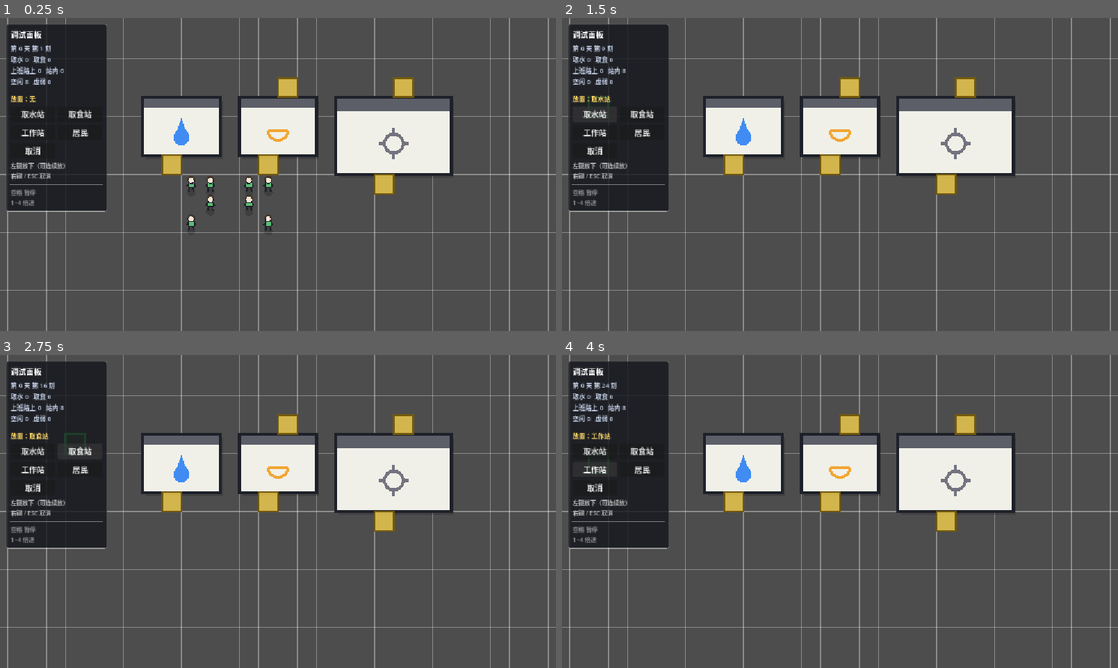
Above: before the commit, frames 1-4 (two rows, left to right).
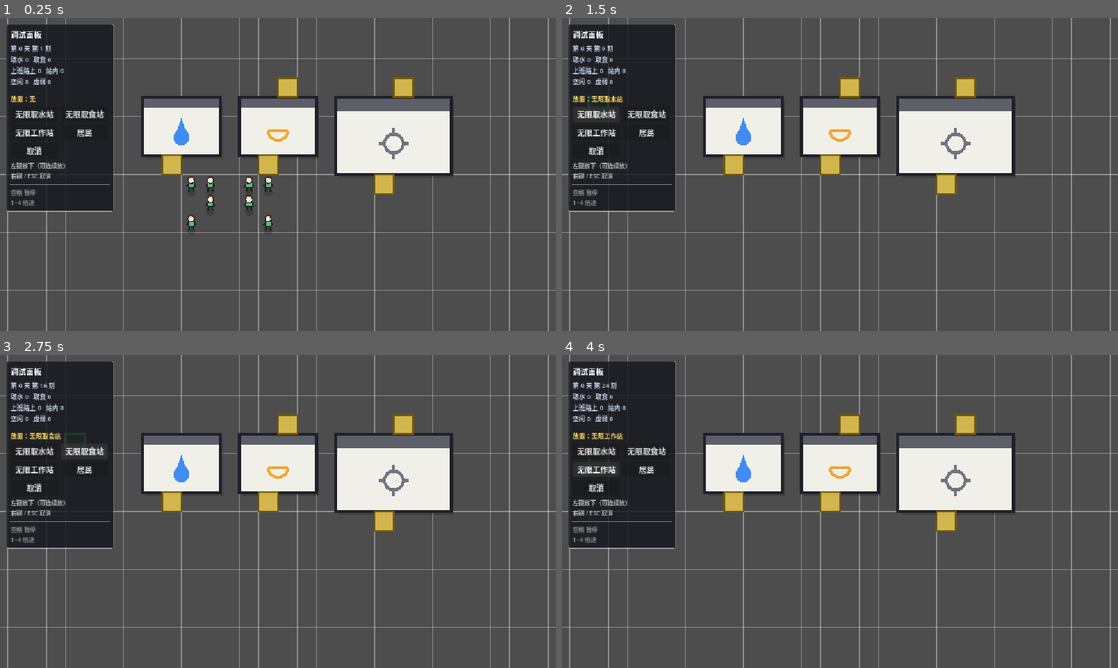
Above: after the commit, the same moments.

Repository: Boring-Coils/new-world
Game: Godot game, scene res://Scenes/TestScene.tscn
The game is run twice, just before and just after one commit, with the same random seed, the same clock (stepped at 60 frames per second) and the same inputs.
Inputs (mouse positions are in pixels of both pictures, inside the frame that each line leads up to):
- Up to frame 1 (0.25 s): no input
- Up to frame 2 (1.5 s): click (595, 115) at 0.5 s, where only the run before the commit has a clickable "取水站"; click (595, 115) at 1.25 s, where only the run after the commit has a clickable "无限取水站"
- Up to frame 3 (2.75 s): click (77, 452) at 2 s, where only the run before the commit has a clickable "取食站"
- Up to frame 4 (4 s): click (645, 452) at 2.75 s, where only the run after the commit has a clickable "无限取食站"; click (595, 470) at 3.5 s, where only the run before the commit has a clickable "工作站"

The runs differ from the first frame. In frame 1, 1.3% of the frame differs, in the area x 2-21%, y 2-62%; in frame 2, 1.4%; in frame 3, 1.4%; in frame 4, 1.4%.

Commit message:
refactor: 三个测试建筑加「无限」前缀
- WaterStation/FoodStation/WorkStation 增加 display_name：无限取水站 / 无限取食站 / 无限工作站
- 调试面板按钮、放置提示、场景里的节点名都跟着读 display_name
- 需求文档与实现说明同步改名

Diff:
--- a/Scripts/Building/Building.gd
+++ b/Scripts/Building/Building.gd
@@ -32,6 +32,9 @@
 
 ## 主体颜色（子类里覆盖，用于测试场景里区分）
 var body_color: Color = Color(0.6, 0.6, 0.6)
+
+## 显示用的名字（子类里覆盖，放下去时节点名就是它）
+var display_name: String = "建筑"
 
 ## 是否是「放置预览」（半透明、不注册到 TickManager、不占格子）
 var is_preview: bool = false
--- a/Scripts/Building/FoodStation.gd
+++ b/Scripts/Building/FoodStation.gd
@@ -16,6 +16,7 @@
 	# 两个出入口：正上方和正下方各一个，用来验证「多出入口」的写法
 	entrance_offsets = [Vector2i(1, 3), Vector2i(2, -1)]
 	body_color = Color(0.95, 0.65, 0.2)
+	display_name = "无限取食站"
 
 
 func get_wait_ticks() -> int:
--- a/Scripts/Building/WaterStation.gd
+++ b/Scripts/Building/WaterStation.gd
@@ -16,6 +16,7 @@
 	# 默认一个出入口，在建筑正上方中间那一格
 	entrance_offsets = [Vector2i(1, 3)]
 	body_color = Color(0.25, 0.55, 0.95)
+	display_name = "无限取水站"
 
 
 func get_wait_ticks() -> int:
--- a/Scripts/Building/WorkStation.gd
+++ b/Scripts/Building/WorkStation.gd
@@ -19,6 +19,7 @@
 	size_cells = Vector2i(6, 4)
 	entrance_offsets = [Vector2i(2, 4), Vector2i(3, -1)]
 	body_color = Color(0.45, 0.45, 0.5)
+	display_name = "无限工作站"
 
 
 func get_wait_ticks() -> int:
--- a/Scripts/Debug/DebugUI.gd
+++ b/Scripts/Debug/DebugUI.gd
@@ -28,7 +28,7 @@
 func _build() -> void:
 	var panel := PanelContainer.new()
 	panel.position = Vector2(12, 12)
-	panel.custom_minimum_size = Vector2(206, 0)
+	panel.custom_minimum_size = Vector2(224, 0)
 
 	var style := StyleBoxFlat.new()
 	style.bg_color = Color(0.08, 0.09, 0.11, 0.82)
@@ -67,9 +67,9 @@
 	grid.add_theme_constant_override("v_separation", 6)
 	vbox.add_child(grid)
 
-	_add_button(grid, "取水站", PlacementController.Kind.WATER)
-	_add_button(grid, "取食站", PlacementController.Kind.FOOD)
-	_add_button(grid, "工作站", PlacementController.Kind.WORK)
+	_add_button(grid, "无限取水站", PlacementController.Kind.WATER)
+	_add_button(grid, "无限取食站", PlacementController.Kind.FOOD)
+	_add_button(grid, "无限工作站", PlacementController.Kind.WORK)
 	_add_button(grid, "居民", PlacementController.Kind.HUMAN)
 	_add_button(grid, "取消", PlacementController.Kind.NONE)
 
@@ -94,7 +94,7 @@
 	var button := Button.new()
 	button.text = text
 	button.focus_mode = Control.FOCUS_NONE
-	button.custom_minimum_size = Vector2(92, 30)
+	button.custom_minimum_size = Vector2(98, 30)
 	button.pressed.connect(func() -> void: _on_button(kind))
 	parent.add_child(button)
 
@@ -103,11 +103,11 @@
 	_current_kind = kind
 	match kind:
 		PlacementController.Kind.WATER:
-			_mode_label.text = "放置：取水站"
+			_mode_label.text = "放置：无限取水站"
 		PlacementController.Kind.FOOD:
-			_mode_label.text = "放置：取食站"
+			_mode_label.text = "放置：无限取食站"
 		PlacementController.Kind.WORK:
-			_mode_label.text = "放置：工作站"
+			_mode_label.text = "放置：无限工作站"
 		PlacementController.Kind.HUMAN:
 			_mode_label.text = "放置：居民"
 		_:
--- a/Scripts/Debug/PlacementController.gd
+++ b/Scripts/Debug/PlacementController.gd
@@ -136,7 +136,7 @@
 		return false
 
 	var building := _create_building(kind)
-	building.name = _kind_name(kind)
+	building.name = building.display_name
 	add_child(building)
 	if building.place_at(world, origin):
 		# 建筑压在原本站着人的格子上时，让人自己走出来
@@ -213,20 +213,6 @@
 			return Building.new()
 
 
-func _kind_name(kind_value: Kind) -> String:
-	match kind_value:
-		Kind.WATER:
-			return "取水站"
-		Kind.FOOD:
-			return "取食站"
-		Kind.WORK:
-			return "工作站"
-		Kind.HUMAN:
-			return "居民"
-		_:
-			return "建筑"
-
-
 func _clear_ghost() -> void:
 	if _ghost != null and is_instance_valid(_ghost):
 		_ghost.queue_free()
--- a/Scripts/TestScene.gd
+++ b/Scripts/TestScene.gd
@@ -73,22 +73,22 @@
 	var world := WorldGridGlobal.world
 
 	var water := WaterStation.new()
-	water.name = "取水站"
+	water.name = water.display_name
 	add_child(water)
 	if not water.place_at(world, WATER_ORIGIN):
-		push_error("取水站放不下")
+		push_error("%s 放不下" % water.display_name)
 
 	var food := FoodStation.new()
-	food.name = "取食站"
+	food.name = food.display_name
 	add_child(food)
 	if not food.place_at(world, FOOD_ORIGIN):
-		push_error("取食站放不下")
+		push_error("%s 放不下" % food.display_name)
 
 	var work := WorkStation.new()
-	work.name = "工作站"
+	work.name = work.display_name
 	add_child(work)
 	if not work.place_at(world, WORK_ORIGIN):
-		push_error("工作站放不下")
+		push_error("%s 放不下" % work.display_name)
 
 
 func _setup_humans() -> void:
Not shown, changed: Docs/v0.0.1a/实现说明.md
Not shown, changed: Docs/v0.0.1a/需求文档.md
